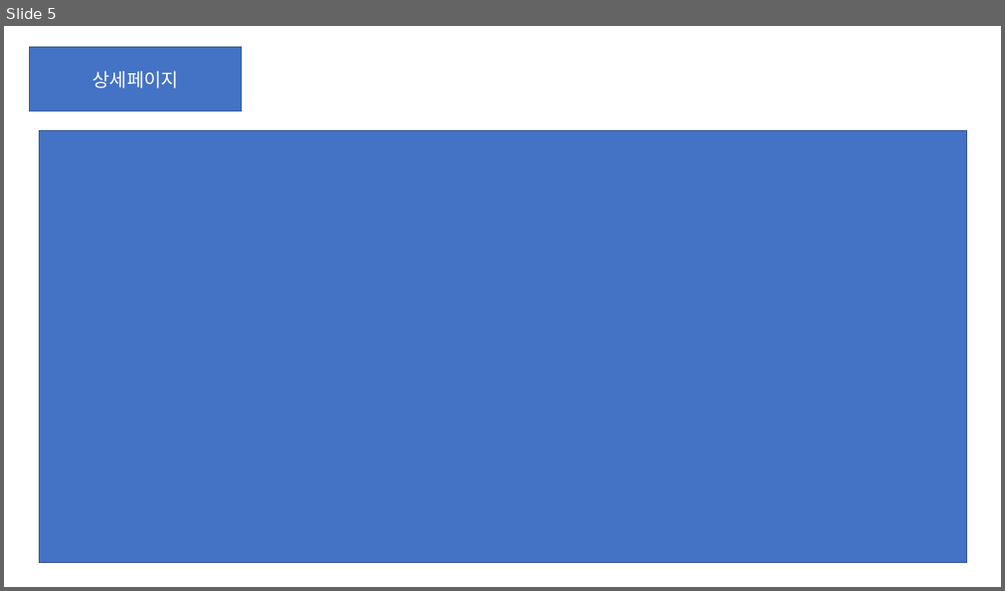
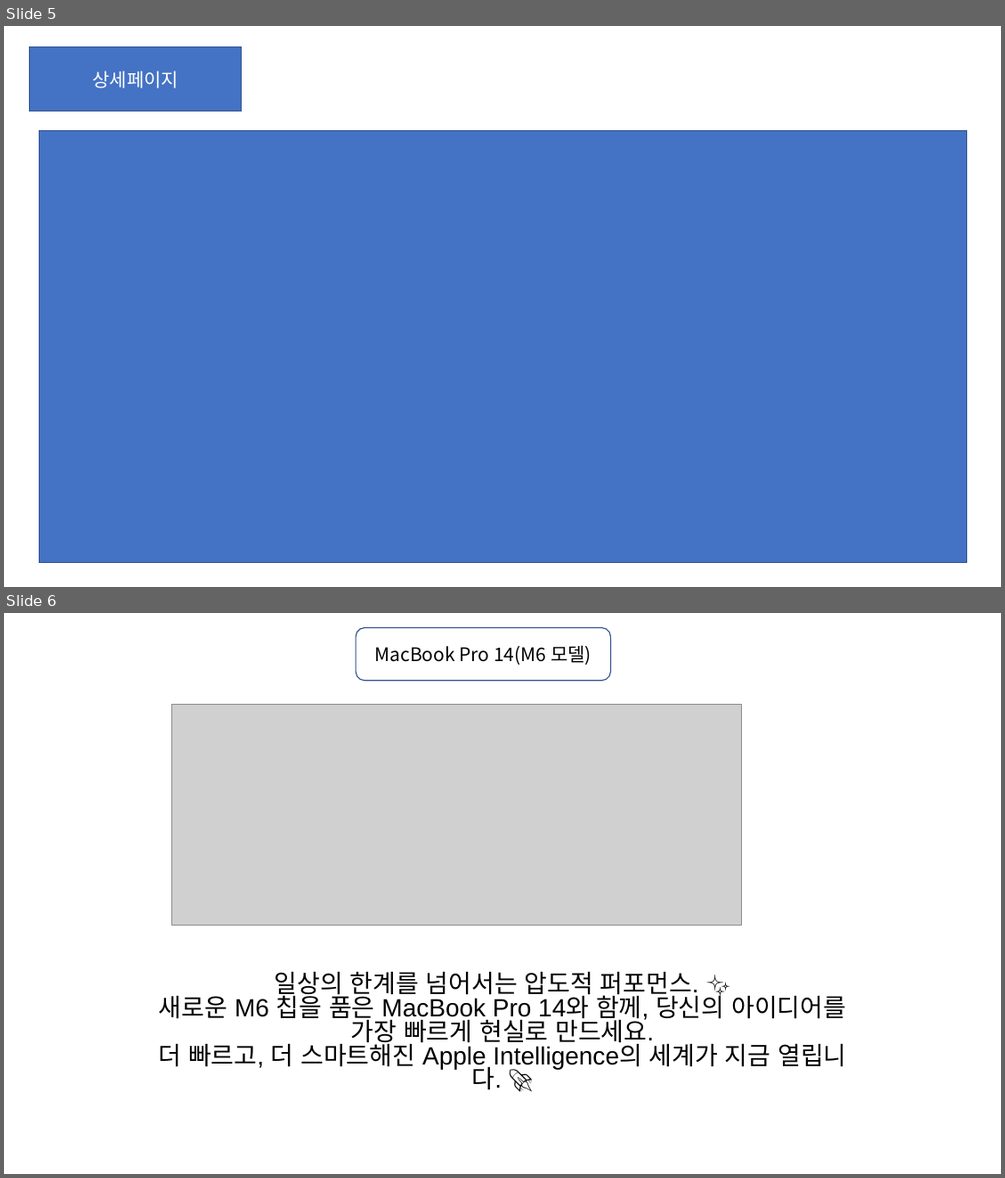
Before and after one commit to RYUJIN1235234/web_seongho, a slide deck: 웹페이지 디자인.pptx. Shown one above the other, each under a label of ours: slide 5 before the commit, slides 5 and 6 after it. The pictures are 1005x591 and 1005x1178 pixels, drawn with LibreOffice and Linux fonts; fonts in the diff are those of the drawing; grey boxes stand for pictures. Boxes give left, top, right and bottom in pixels: in the first picture for what was removed or moved away, otherwise in the second. Text is boxed around its words. In the diff, an @@ line names an element or a change of style, - is before the commit and + after.

```diff
--- a/웹페이지 디자인.pptx
+++ b/웹페이지 디자인.pptx
@@ slide 6 added at [4,613,1001,1174], background #FFFFFF @@
@@ rounded rectangle added at [356,628,610,681], fill #FFFFFF, outline #325491 1 pt, 18 pt, text #000000 @@
+MacBook Pro 14(M6 모델)
@@ picture added at [171,705,741,925] @@
@@ subtitle added at [158,971,846,1090], 24 pt, text #000000 @@
+일상의 한계를 넘어서는 압도적 퍼포먼스. ✨
+새로운 M6 칩을 품은 MacBook Pro 14와 함께, 당신의 아이디어를 가장 빠르게 현실로 만드세요.
+더 빠르고, 더 스마트해진 Apple Intelligence의 세계가 지금 열립니다. 🚀
```
Also in this commit, not shown: 1 slide changed.
